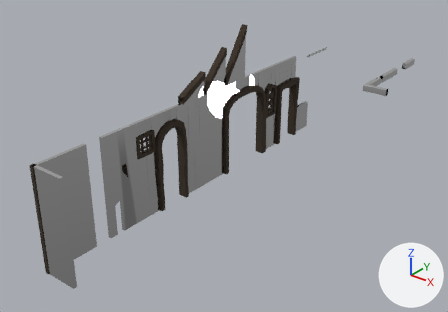
The FBX model Assets/Art/Models/Environment/Architecture/Woodwall Modules.fbx: old version first, new version second.
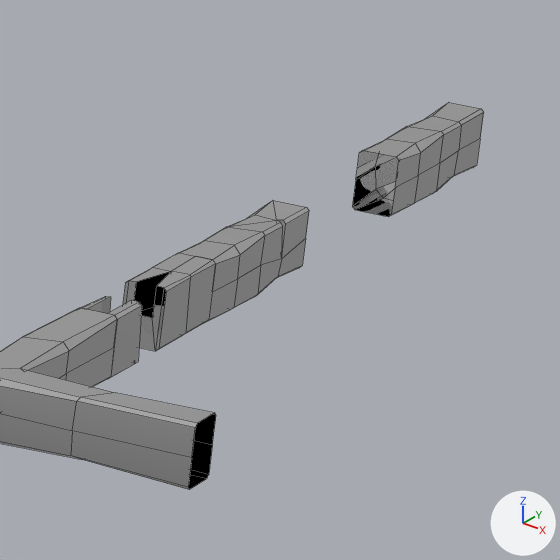
Old and new are each drawn whole from a camera (50 mm lens) standing at (-8.64, -7.22, 9.4) and looking at (-21.02, 8.25, -0.19) and again close up on the part from 82% to 94% of the width and 15% to 33% of the height. The axes (+X, +Y, +Z) are drawn at lower right. The lights are the same throughout. The close-ups show mesh edges as thin lines. Where no turn or scale is listed for an object, it has been applied to the vertices. Vertices at the same position are counted once.

The first close-up shows 'WallWoodSkirtingBoardBroken', 'WallWoodSkirtingBoardCorner', 'WallWoodSkirtingBoardNormal', 'WallWoodSkirtingBoardWorn'.
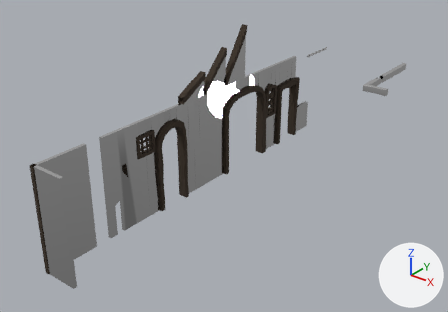
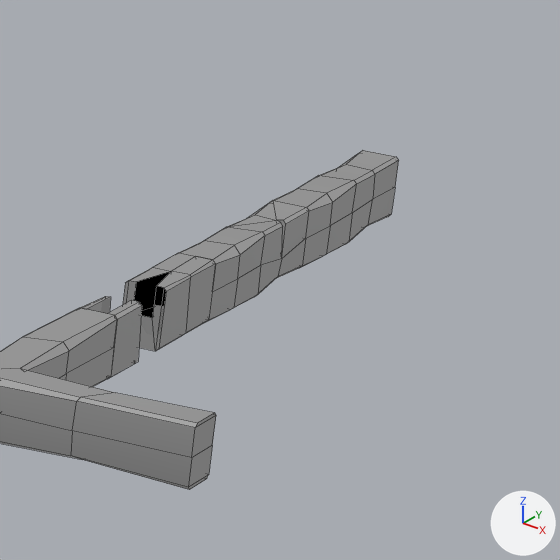
Boxes (x1, y1, x2, y2) around the edits, measured in the close-ups (560 x 560 px):
'WallWoodSkirtingBoardNormal', moved: before (352, 102, 484, 217); after (274, 150, 399, 268)
part 1 of me_wallwoodskirtingboardcorner_001, added: after (188, 413, 216, 490)

Edits to the bpy script that builds the scene:
```text
Change me_wallwoodskirtingboardcorner_001:
    where me_wallwoodskirtingboardcorner_001.from_pydata(...)  # 50 vertices, 40 faces; spans x -0.106..1.0, y -0.113..1.0, z -0.006..0.306
    used by ob_wallwoodskirtingboardcorner; location = (-20.0, 17.0, 0.0)
    verts and faces of me_wallwoodskirtingboardcorner_001; kept vertices keep their numbers, new ones are numbered from 50
    before: 0 (1.0, 0.1, 0.15) at pixel (212, 445), 3 (1.0, -0.1, 0.15) at pixel (191, 457), 10 (1.0, 0.1, 0.285) at pixel (216, 415), 11 (1.0, 0.085, 0.3) at pixel (214, 412), 12 (1.0, -0.085, 0.3) at pixel (197, 423)
    before: 13 (1.0, -0.1, 0.285) at pixel (195, 427), 30 (1.0, 0.085, 0.0) at pixel (206, 478), 31 (1.0, 0.1, 0.015) at pixel (208, 474), 32 (1.0, -0.1, 0.015) at pixel (188, 487), 33 (1.0, -0.085, 0.0) at pixel (189, 489)
    me_wallwoodskirtingboardcorner_001 part 1
    add faces += [(10, 11, 12, 13), (0, 10, 13, 3), (0, 3, 32, 31), (30, 31, 32, 33)]
Change ob_wallwoodskirtingboardnormal:
    ob_wallwoodskirtingboardnormal.location: (-20.0, 21.5, 0.0) -> (-20.0, 20.5, 0.0)
```
